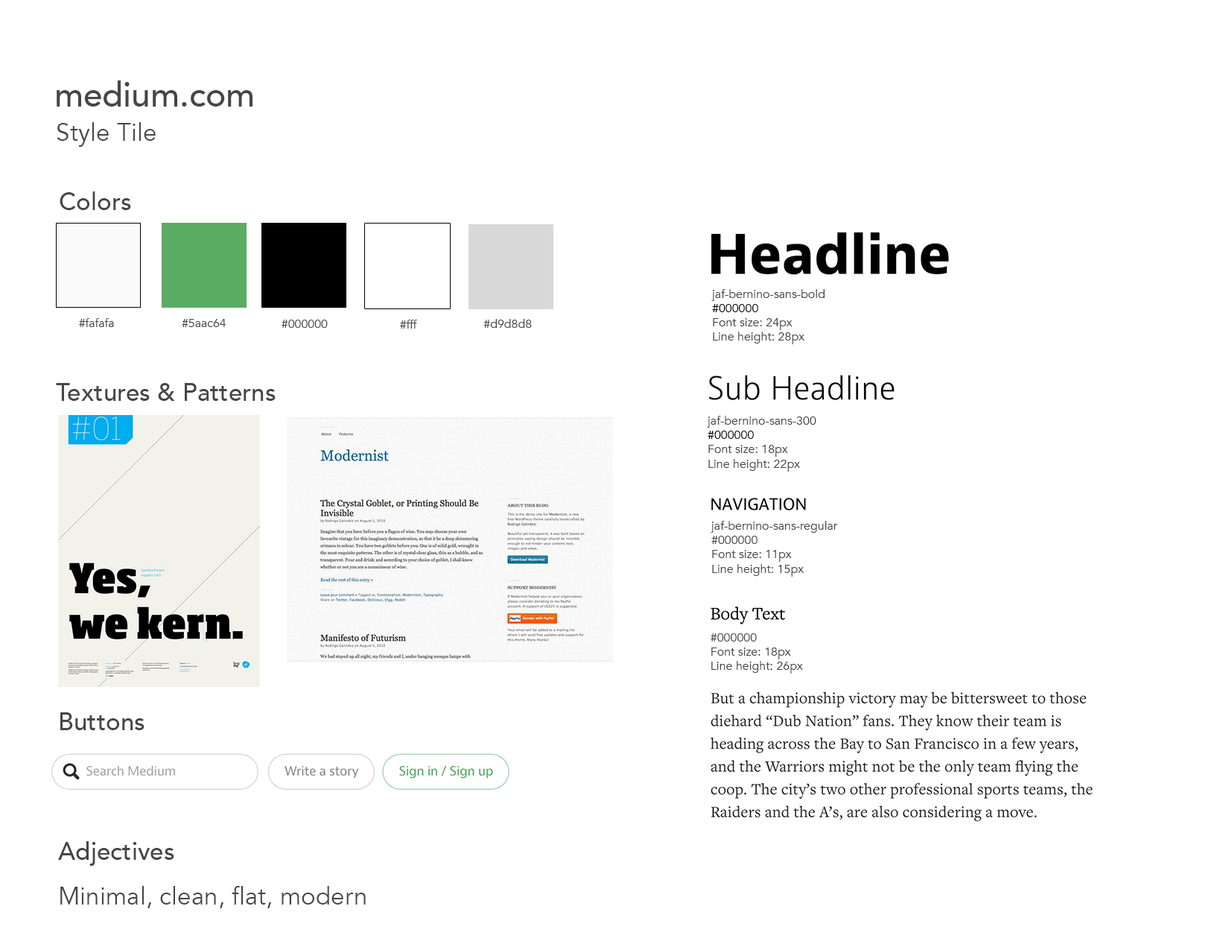
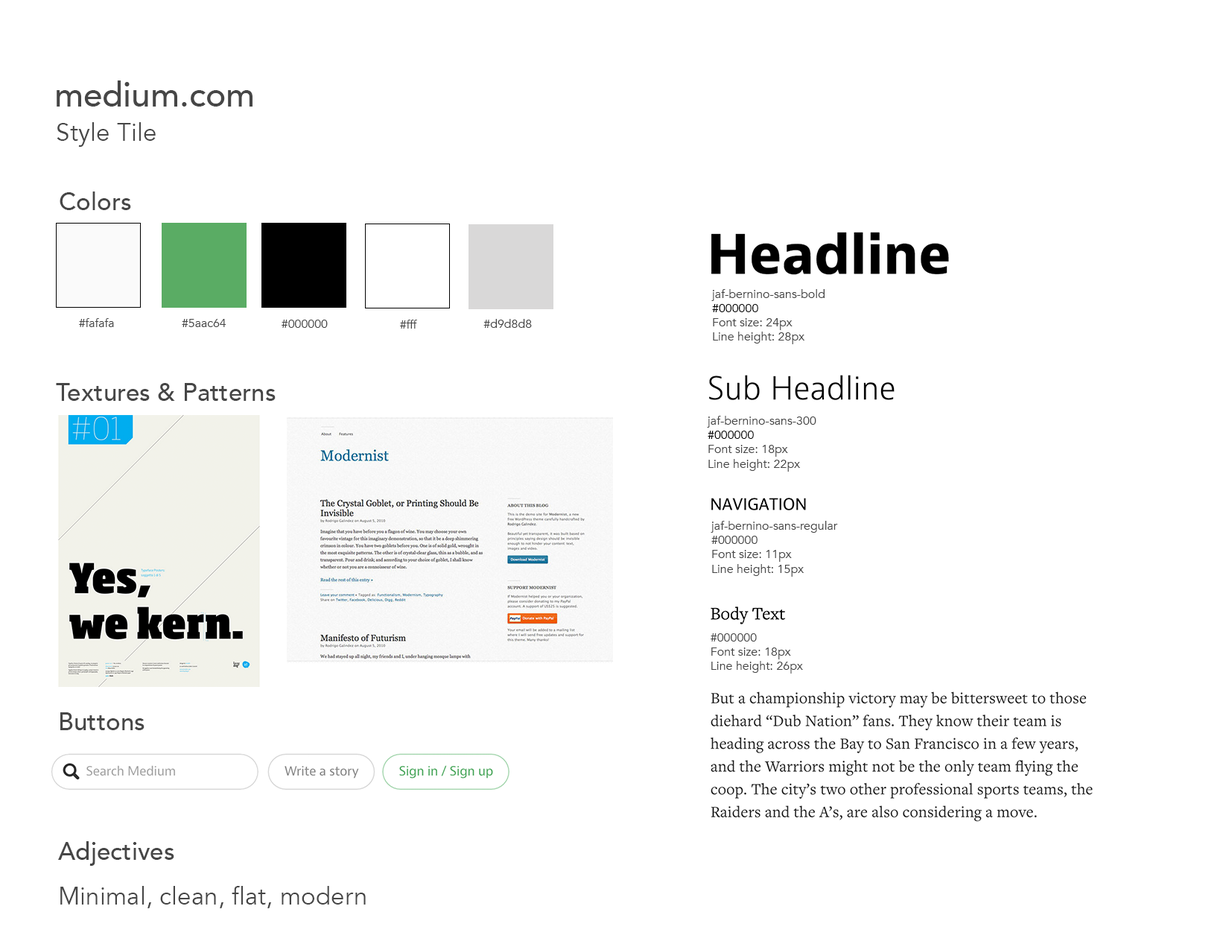
Before/after of a 1229 x 950 layered artwork. What changed in the layer stack:
pixels changed over [364, 222, 451, 310] (layer not identified)
